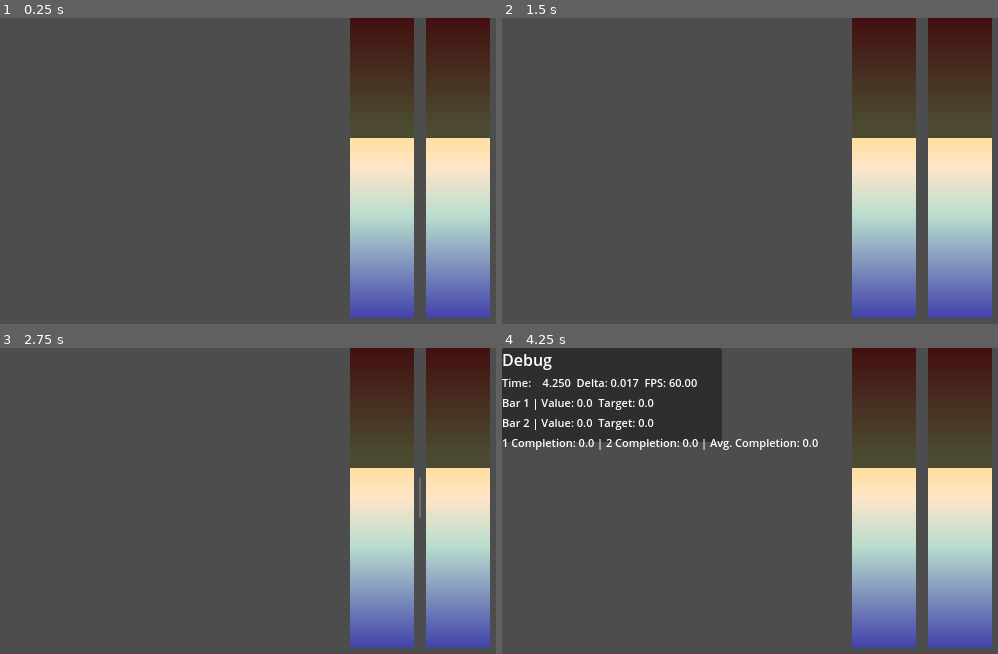
Above: before the commit, frames 1-4 (two rows, left to right).
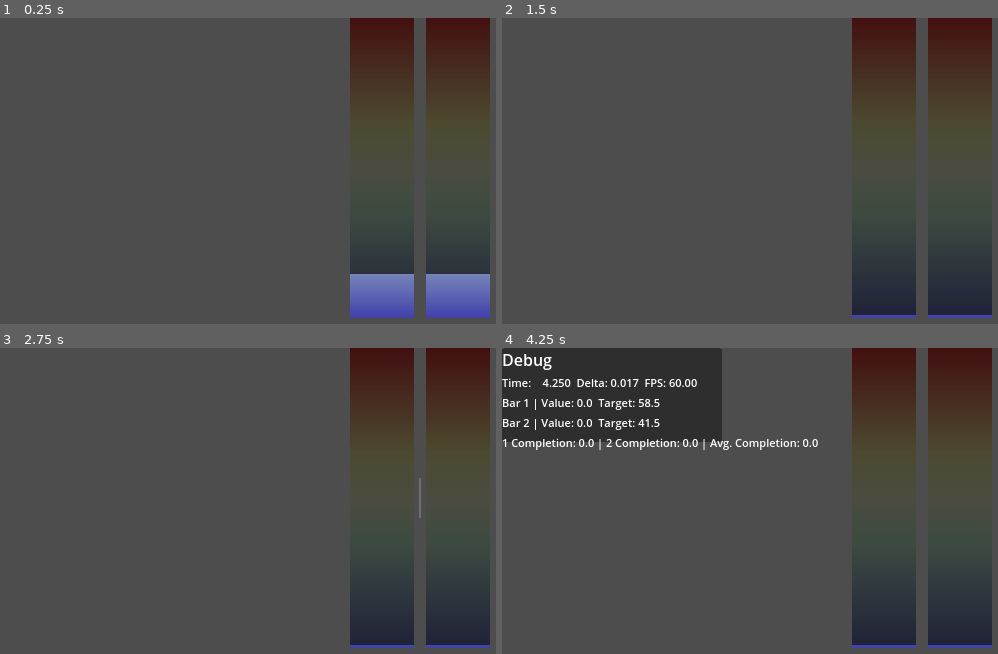
Above: after the commit, the same moments.

Repository: khromeengine/homunculus-GDAC-Jam-S25
Game: Godot game, scene res://scenes/main.tscn
Two runs of this game, one before a commit and one after it. Both use one fixed random seed, a clock stepped at 60 frames per second and the inputs below.
Inputs (mouse positions are in pixels of both pictures, inside the frame that each line leads up to):
- Up to frame 1 (0.25 s): no input
- Up to frame 2 (1.5 s): move the mouse to (outside the picture) at 0.52 s; click (outside the picture) at 0.6 s; right-click (outside the picture) at 0.8 s; tap Enter at 1.25 s; move the mouse to (outside the picture) at 1.27 s; right-click (outside the picture) at 1.35 s
- Up to frame 3 (2.75 s): click (outside the picture) at 1.55 s; tap Space at 2 s; move the mouse to (421, 571) at 2.02 s; click (421, 571) at 2.1 s; right-click (421, 571) at 2.3 s
- Up to frame 4 (4.25 s): tap Enter at 2.75 s; move the mouse to (outside the picture) at 2.77 s; right-click (outside the picture) at 2.85 s; click (outside the picture) at 3.05 s; tap Space at 3.5 s; move the mouse to (outside the picture) at 3.52 s; click (outside the picture) at 3.6 s; right-click (outside the picture) at 3.8 s; tap P (DebugMenu) at 4.15 s

The runs differ from the first frame. In frame 1, 11% of the frame differs, in the area x 70-99%, y 39-84%; in frame 2, 15%; in frame 3, 15%; in frame 4, 15%, in the area x 27-99%, y 16-98%.

Commit message:
imported, bars working

Diff:
--- a/homunculus/resources/bar.gd
+++ b/homunculus/resources/bar.gd
@@ -7,6 +7,14 @@
 var progress: float
 var done: bool
 var value_velocity: float
+var input_value_velocity: float
+var leaking_value_velocity: float
+var uses_input_velocity:
+	set(value):
+		if value:
+			value_velocity = input_value_velocity
+		else:
+			value_velocity = leaking_value_velocity
 var target_velocity: float
 var progress_velocity: float
 var uses_target_velocity_function: bool
@@ -18,11 +26,14 @@
 func update_bar(spec: BarSpec):
 	target_value = spec.initial_target
 	target_velocity = spec.target_velocity
-	value_velocity = spec.value_velocity
+	leaking_value_velocity = spec.leaking_value_velocity
 	uses_target_velocity_function = spec.target_override
 	target_velocity_function = VelocityMath.math[spec.target_function]
 	function_args = spec.function_arguments
+	input_value_velocity = spec.input_value_velocity
+	progress_velocity = spec.progress_velocity
 	done = false
+	uses_input_velocity = false
 
 
 func function_step(delta: float, time: float):
--- a/homunculus/resources/stage_res/00intro.tres
+++ b/homunculus/resources/stage_res/00intro.tres
@@ -7,9 +7,11 @@
 
 [sub_resource type="Resource" id="Resource_1ev7f"]
 script = ExtResource("1_1ev7f")
-initial_target = 0.0
-target_velocity = 0.0
-value_velocity = 0.0
+initial_target = 50.0
+target_velocity = 2.0
+leaking_value_velocity = -20.0
+input_value_velocity = 15.0
+progress_velocity = 15.0
 target_override = false
 target_function = 0
 function_arguments = []
@@ -17,9 +19,11 @@
 
 [sub_resource type="Resource" id="Resource_yul0v"]
 script = ExtResource("1_1ev7f")
-initial_target = 0.0
-target_velocity = 0.0
-value_velocity = 0.0
+initial_target = 50.0
+target_velocity = -2.0
+leaking_value_velocity = -10.0
+input_value_velocity = 15.0
+progress_velocity = 5.0
 target_override = false
 target_function = 0
 function_arguments = []
@@ -28,7 +32,8 @@
 [sub_resource type="Resource" id="Resource_s1s4h"]
 script = ExtResource("4_seijb")
 time_threshold = 0.0
-linked_sig = Signal()
+signal_name = &""
+signal_argument = &""
 metadata/_custom_type_script = "uid://batikc7b4heqv"
 
 [resource]
--- a/homunculus/resources/stage_res/bar_specification_template.gd
+++ b/homunculus/resources/stage_res/bar_specification_template.gd
@@ -2,8 +2,10 @@
 extends Resource
 
 @export_range(0, 100, 5) var initial_target: float
-@export_range(0, 5, 1) var target_velocity: float
-@export_range(0, 5, 1) var value_velocity: float
+@export_range(-100, 100, 2) var target_velocity: float
+@export_range(-100, 100, 2) var leaking_value_velocity: float
+@export_range(-100, 100, 2) var input_value_velocity: float
+@export_range(0, 20, 1) var progress_velocity: float
 @export_group("Velocity Function")
 @export var target_override: bool
 @export var target_function: VelocityMath.types
--- a/homunculus/scenes/Controller.tscn
+++ b/homunculus/scenes/Controller.tscn
@@ -1,3 +1,6 @@
-[gd_scene format=3 uid="uid://dv7ebwckjxbqv"]
+[gd_scene load_steps=2 format=3 uid="uid://dv7ebwckjxbqv"]
+
+[ext_resource type="Script" uid="uid://d1xjx3upd8hit" path="res://scripts/controller.gd" id="1_m0puu"]
 
 [node name="Controller" type="Node"]
+script = ExtResource("1_m0puu")
--- a/homunculus/scenes/ui/bar_ui.tscn
+++ b/homunculus/scenes/ui/bar_ui.tscn
@@ -1,12 +1,15 @@
-[gd_scene load_steps=2 format=3 uid="uid://befdxlj0e3c7d"]
+[gd_scene load_steps=3 format=3 uid="uid://befdxlj0e3c7d"]
 
 [ext_resource type="Texture2D" uid="uid://diluyjr3x4mu8" path="res://resources/textures/bargradient.tres" id="1_a3ipj"]
+[ext_resource type="Script" uid="uid://crwyv5ddvcee4" path="res://scripts/ui/bar_ui.gd" id="2_r3ur1"]
 
 [node name="BarUI" type="TextureProgressBar"]
 offset_right = 64.0
 offset_bottom = 300.0
+step = 0.2
 value = 60.0
 fill_mode = 3
 texture_under = ExtResource("1_a3ipj")
 texture_progress = ExtResource("1_a3ipj")
 tint_under = Color(0.2937, 0.33, 0.296725, 0.788235)
+script = ExtResource("2_r3ur1")
--- a/homunculus/scenes/ui/debug_menu.tscn
+++ b/homunculus/scenes/ui/debug_menu.tscn
@@ -1,6 +1,6 @@
 [gd_scene load_steps=2 format=3 uid="uid://cyeaw5qd4xyka"]
 
-[ext_resource type="Script" uid="uid://80ghvbc3mkcl" path="res://scripts/debug_menu.gd" id="1_vv2ch"]
+[ext_resource type="Script" uid="uid://80ghvbc3mkcl" path="res://scripts/ui/debug_menu.gd" id="1_vv2ch"]
 
 [node name="DebugMenu" type="Control"]
 visible = false
--- a/homunculus/scenes/ui/ui.tscn
+++ b/homunculus/scenes/ui/ui.tscn
@@ -20,3 +20,4 @@
 
 [node name="BarUI2" parent="HSplitContainer" instance=ExtResource("1_u7n8c")]
 layout_mode = 2
+ID = 1
--- a/homunculus/scripts/controller.gd
+++ b/homunculus/scripts/controller.gd
@@ -1 +1,17 @@
+class_name Controller
 extends Node
+
+
+func _ready():
+	StageState.frame_update.connect(_on_frame_update)
+
+
+func _on_frame_update(delta: float, time: float):
+	if Input.is_action_just_pressed("Bar1"):
+		GameState.set_bar_uses_input(GameState.BarID.B_ONE, true)
+	if Input.is_action_just_pressed("Bar2"):
+		GameState.set_bar_uses_input(GameState.BarID.B_TWO, true)
+	if Input.is_action_just_released("Bar1"):
+		GameState.set_bar_uses_input(GameState.BarID.B_ONE, false)
+	if Input.is_action_just_released("Bar2"):
+		GameState.set_bar_uses_input(GameState.BarID.B_TWO, false)
--- a/homunculus/scripts/main.gd
+++ b/homunculus/scripts/main.gd
@@ -2,10 +2,11 @@
 
 @export var initial_stage: StageState.GameStages
 
-var debug = preload("res://scenes/ui/debug_menu.tscn")
-
+var _debug = preload("res://scenes/ui/debug_menu.tscn")
+var _controller = preload("res://scenes/Controller.tscn")
 
 func _ready():
 	StageState.init_game.emit(initial_stage)
+	add_child(_controller.instantiate())
 	if OS.is_debug_build():
-		add_child(debug.instantiate())
+		add_child(_debug.instantiate())
--- a/homunculus/scripts/state/game_state.gd
+++ b/homunculus/scripts/state/game_state.gd
@@ -17,7 +17,8 @@
 
 var done_count: int = 0
 var ready_count: int = 0
-var avg_progress: float
+var total_progress: float = 0
+var avg_progress: float = 0
 
 var _bars: Dictionary[BarID, Bar];
 var _bar_iterators: Array;
@@ -73,6 +74,23 @@
 	return _bars[id].value_velocity - old
 
 
+func add_input_value_velocity(id: BarID, multiplier: float) -> float:
+	var old = _bars[id].value_velocity
+	var amt = _bars[id].input_value_velocity
+	if _bars.has(id):
+		_bars[id].value_velocity += amt * multiplier
+	else:
+		printerr("Tried adding value velocity ", amt, " to invalid bar ", id)
+	return _bars[id].value_velocity - old
+
+
+func set_bar_uses_input(id: BarID, truth: bool) -> void:
+	if _bars.has(id):
+		_bars[id].uses_input_velocity = truth
+	else:
+		printerr("Tried setting input bool of invalid bar ", id)
+
+
 func get_bar_value(id: BarID) -> float:
 	if _bars.has(id):
 		return _bars[id].value
@@ -118,26 +136,28 @@
 
 
 func _on_frame_update(delta: float, time: float) -> void:
-	var avg: float = 0
+	total_progress = 0
+
 	var lambda = func(id: BarID) -> void:
 		var bar = _bars[id]
+		var max_range: float = clampf(bar.target_value + GOOD_RANGE, MIN_BAR, MAX_BAR)
+		var min_range: float = clampf(bar.target_value - GOOD_RANGE, MIN_BAR, MAX_BAR)
 		if bar.uses_target_velocity_function:
 			bar.function_step(delta, time)
 		else:
-			bar.target_value += bar.target_velocity * delta
-		bar.value += bar.value_velocity * delta
-		avg += bar.progress
+			bar.target_value = clampf(bar.target_value + bar.target_velocity * delta, MIN_BAR, MAX_BAR)
+		bar.value = clampf(bar.value + bar.value_velocity * delta, MIN_BAR, MAX_BAR)
+		total_progress += bar.progress
 		if not bar.done:
-			if (bar.value > bar.target_value - GOOD_RANGE
-					and bar.value < bar.target_value + GOOD_RANGE):
-				bar.progress += bar.progress_velocity
+			if (bar.value > min_range and bar.value < max_range):
+				bar.progress += bar.progress_velocity * delta
 			if bar.progress >= DONE_PROGRESS:
 				bar.done = true
 				done_count += 1
 				if done_count >= NUM_BARS:
 					StageState.stage_done.emit()
 	_bar_iterators.map(lambda)
-	avg /= NUM_BARS
+	avg_progress = total_progress / NUM_BARS
 
 
 func _init_bar(id: BarID):
--- /dev/null
+++ b/homunculus/scripts/ui/bar_ui.gd
@@ -0,0 +1,16 @@
+class_name BarUI
+extends TextureProgressBar
+
+@export var lerp_weight: float = 0.25
+@export var ID: GameState.BarID
+
+var _goto_value: float = 0
+
+
+func _ready():
+	StageState.frame_update.connect(_on_frame_update)
+
+
+func _on_frame_update(delta: float, time: float):
+	_goto_value = GameState.get_bar_value(ID)
+	value = lerpf(value, _goto_value, 1 - pow(lerp_weight, 4 * delta))
Binary file added: homunculus/assets/sprites/homunculus/creature.png
Not shown, added: homunculus/assets/sprites/homunculus/creature.png.import
Not shown, added: homunculus/scripts/ui/bar_ui.gd.uid
Renamed: homunculus/scripts/debug_menu.gd -> homunculus/scripts/ui/debug_menu.gd
Renamed: homunculus/scripts/debug_menu.gd.uid -> homunculus/scripts/ui/debug_menu.gd.uid
